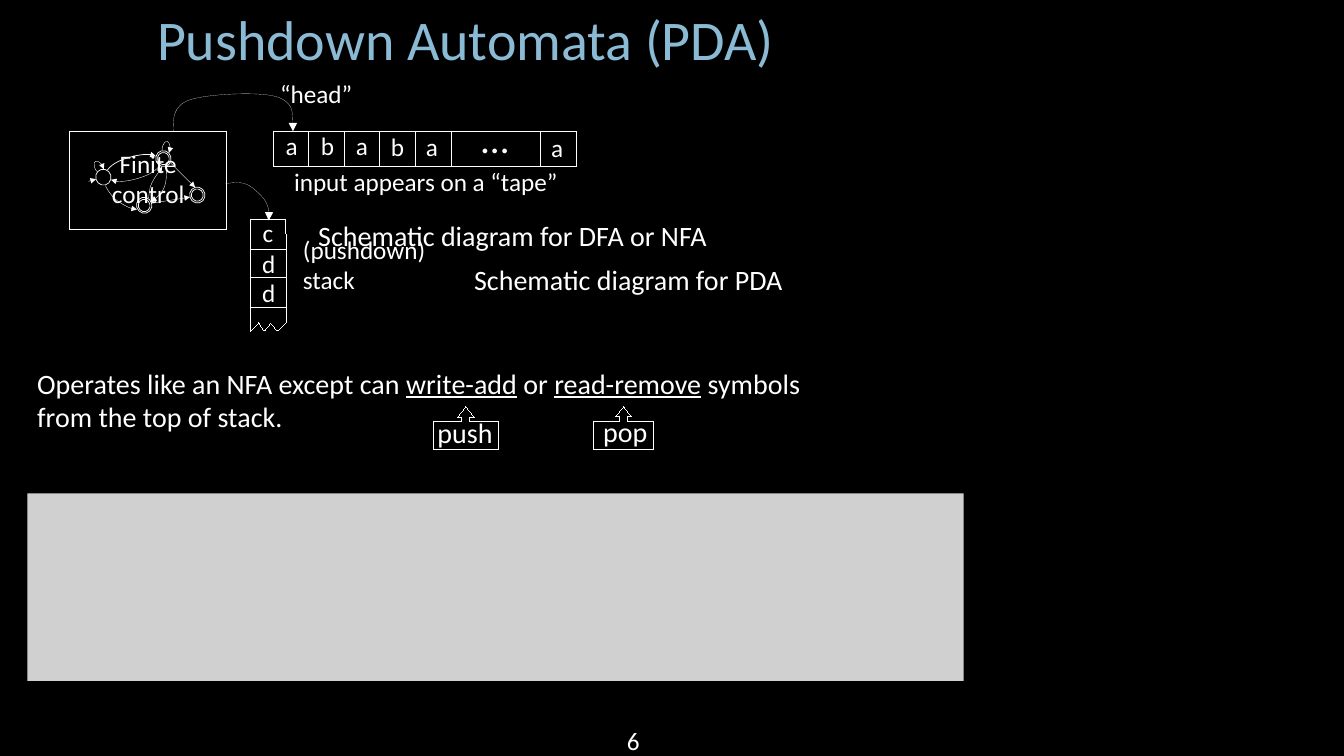
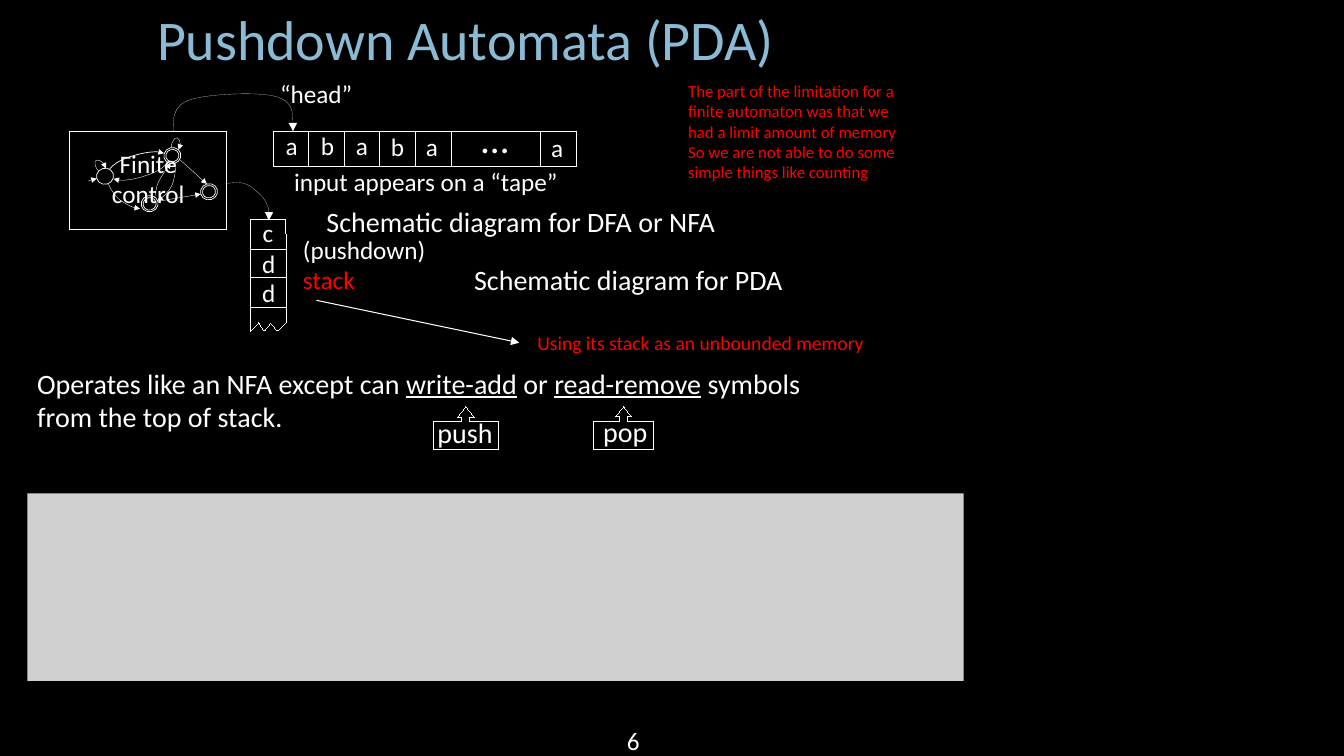
Before and after one commit to Angold-4/AngoCS, a slide deck: slide 7 of MIT 6.840/lectures/lecture04/MIT18_404f20_lec4.pptx (slide 6 before the commit). Drawn at 1344x756 pixels with LibreOffice and Linux fonts; fonts in the diff are those of the drawing; grey boxes stand for pictures. Boxes give left, top, right and bottom in pixels: in the first picture for what was removed or moved away, otherwise in the second. Text is boxed around its words. In the diff, an @@ line names an element or a change of style, - is before the commit and + after.

```diff
--- a/MIT 6.840/lectures/lecture04/MIT18_404f20_lec4.pptx
+++ b/MIT 6.840/lectures/lecture04/MIT18_404f20_lec4.pptx
@@ text added at (688, 85, 896, 181), 12 pt, text #FF0000 @@
+The part of the limitation for a finite automaton was that we had a limit amount of memory
+So we are not able to do some simple things like counting
@@ freeform shape: place and size @@
-freeform shape at (106, 151, 156, 170)
+freeform shape at (108, 148, 164, 169)
@@ freeform shape at (93, 159, 107, 172): outline redrawn @@
@@ freeform shape: place and size @@
-freeform shape at (111, 166, 161, 185)
+freeform shape at (113, 163, 169, 184)
@@ freeform shape: place and size @@
-freeform shape at (143, 167, 169, 198)
+freeform shape at (148, 163, 177, 198)
@@ freeform shape: place and size @@
-freeform shape at (144, 167, 175, 204)
+freeform shape at (151, 162, 185, 203)
@@ freeform shape: place and size @@
-freeform shape at (102, 185, 139, 211)
+freeform shape at (104, 184, 143, 211)
@@ ellipse: place and size @@
-ellipse at (135, 196, 154, 215)
+ellipse at (139, 194, 160, 214)
@@ ellipse: place and size @@
-ellipse at (137, 198, 152, 213)
+ellipse at (142, 196, 158, 211)
@@ arrow moved from (151, 204) - (190, 198) to (158, 202) - (201, 195) @@
@@ 4 ellipses, 1 arrow, 1 freeform shape: place and size @@
-4 ellipses, 1 arrow, 1 freeform shape at (154, 140, 207, 205)
+4 ellipses, 1 arrow, 1 freeform shape at (163, 137, 220, 202)
@@ text "Schematic diagram for DFA or ...": place and size @@
-text "Schematic diagram for DFA or ..." at (318, 226, 707, 253)
+text "Schematic diagram for DFA or ..." at (326, 212, 715, 237)
@@ text "(pushdown) stack" at (303, 241, 425, 290): text colour #FFFFFF to #FF0000 in "stack" @@
@@ arrow added from (317, 300) to (519, 343), #FFFFFF 0.75 pt @@
@@ text added at (537, 336, 863, 354), 14 pt, text #FF0000 @@
+Using its stack as an unbounded memory
```
Also in this commit, not shown: 8 other slides changed, 1 slide added, 12 other files.
